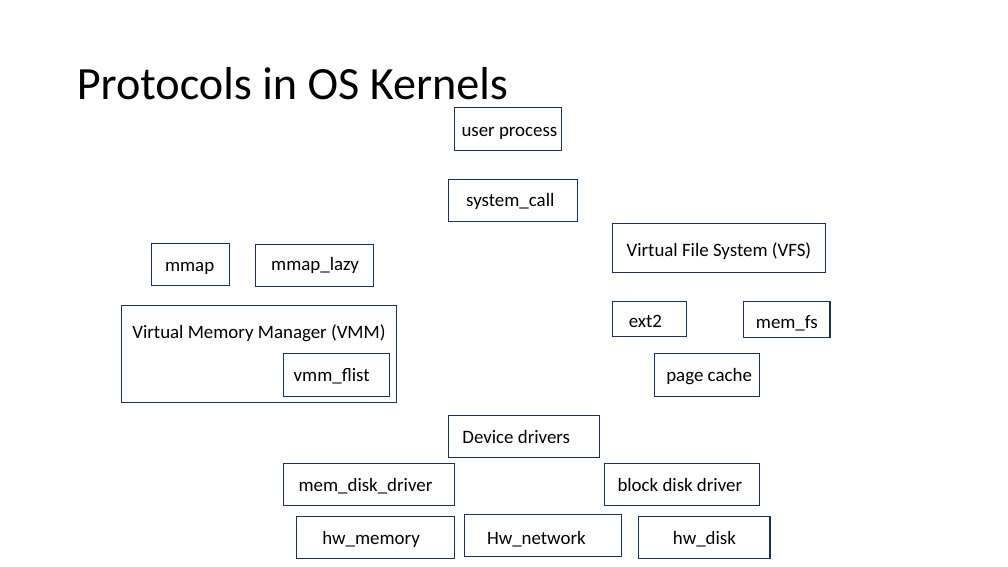
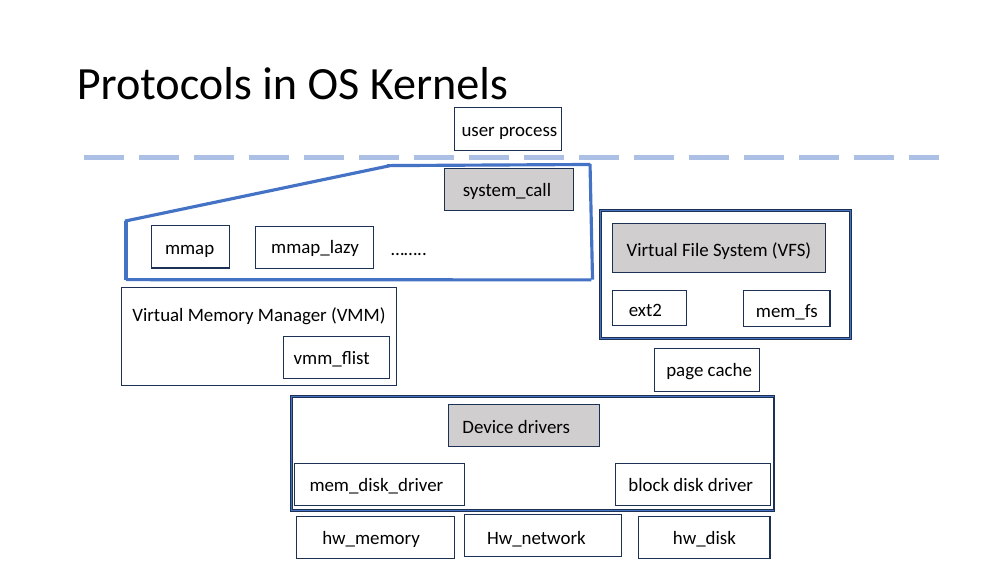
Before and after one commit to Contingent-Systems/modal_abstractions_presentations, a slide deck: slide 33 of thesis_proposal/proposal.pptx. Drawn at 1008x567 pixels with LibreOffice and Linux fonts; fonts in the diff are those of the drawing. Boxes give left, top, right and bottom in pixels: in the first picture for what was removed or moved away, otherwise in the second. Text is boxed around its words. In the diff, an @@ line names an element or a change of style, - is before the commit and + after.

```diff
--- a/thesis_proposal/proposal.pptx
+++ b/thesis_proposal/proposal.pptx
@@ line added from (84, 158) to (939, 158), #ABC0E4 4.75 pt dashed @@
@@ line added from (389, 166) to (125, 221), #4472C4 3 pt @@
@@ line added from (591, 165) to (387, 166), #4472C4 3 pt @@
@@ fill none to #D0CECE in 3 elements at (x1=613, y1=224, x2=827, y2=273), (x1=448, y1=405, x2=600, y2=447), (x1=445, y1=169, x2=574, y2=211) @@
@@ rectangle moved from (x1=448, y1=180, x2=578, y2=222) to (x1=445, y1=169, x2=574, y2=211) @@
@@ text "system_call" moved from (x1=466, y1=193, x2=554, y2=209) to (x1=463, y1=183, x2=551, y2=199) @@
@@ line added from (590, 164) to (593, 280), #4472C4 3 pt @@
@@ frame added at (x1=600, y1=209, x2=852, y2=340), fill #4472C4, outline #1E3256 1 pt @@
@@ line added from (126, 221) to (126, 280), #4472C4 3 pt @@
@@ text "mmap" moved from (x1=165, y1=262, x2=214, y2=274) to (x1=165, y1=245, x2=214, y2=257) @@
@@ text added at (x1=384, y1=233, x2=436, y2=263), 18 pt, text #000000 @@
+……..
@@ rectangle moved from (x1=122, y1=306, x2=396, y2=403) to (x1=122, y1=288, x2=396, y2=386) @@
@@ line added from (591, 280) to (126, 280), #4472C4 3 pt @@
@@ 3 texts, 3 rectangles moved together from (x1=132, y1=243, x2=390, y2=396) to (x1=132, y1=226, x2=390, y2=379) @@
@@ rectangle moved from (x1=654, y1=354, x2=760, y2=396) to (x1=654, y1=349, x2=760, y2=392) @@
@@ text "page cache" moved from (x1=666, y1=368, x2=752, y2=385) to (x1=666, y1=363, x2=752, y2=380) @@
@@ frame added at (x1=290, y1=395, x2=775, y2=511), fill #4472C4, outline #1E3256 1 pt @@
@@ 3 texts, 3 rectangles moved together from (x1=448, y1=302, x2=830, y2=458) to (x1=448, y1=290, x2=830, y2=447) @@
@@ 2 texts, 2 rectangles moved together from (x1=284, y1=464, x2=760, y2=506) to (x1=295, y1=464, x2=771, y2=506) @@
```
Also in this commit, not shown: 9 other slides changed, 2 slides added, 2 slides removed.
